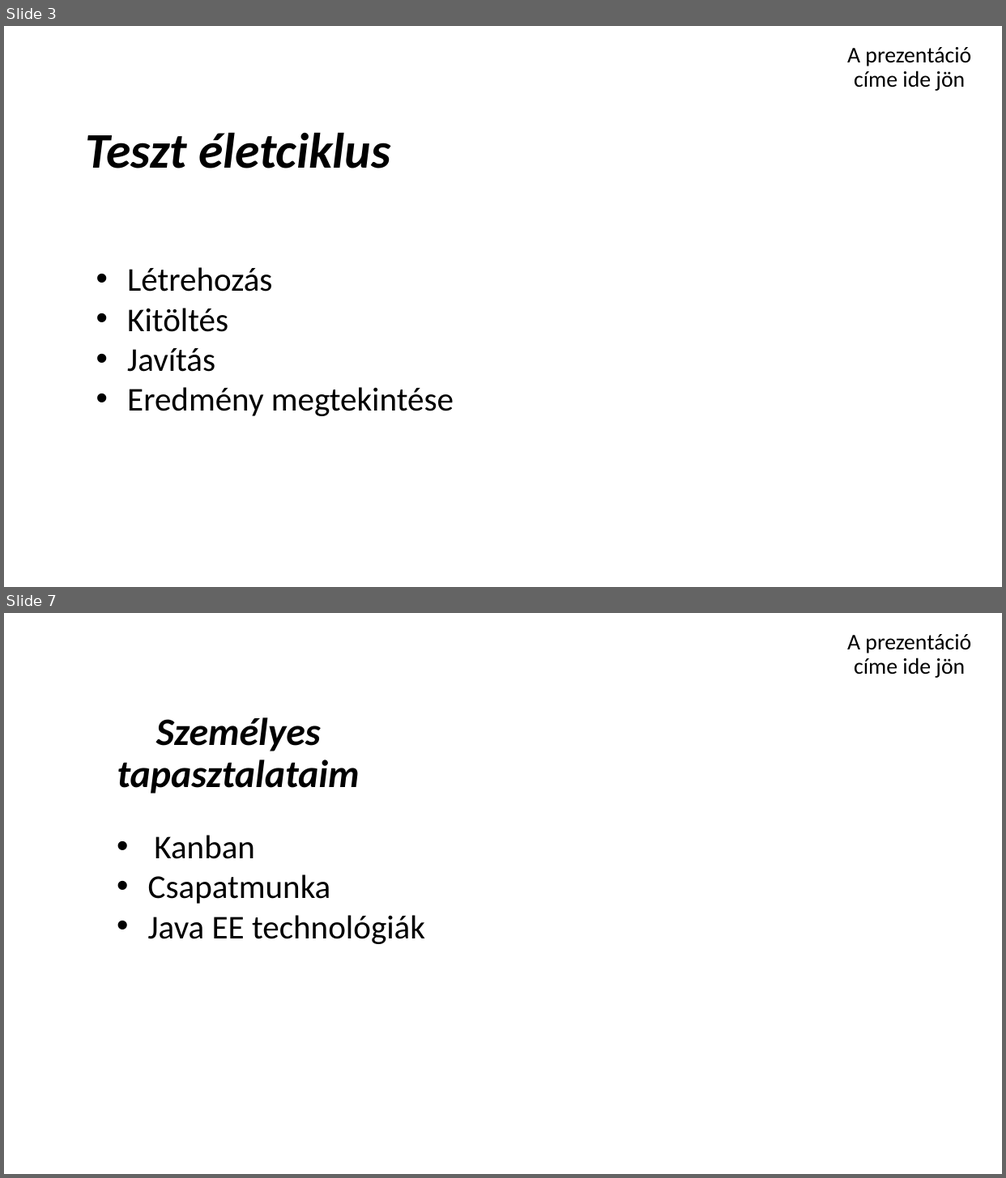
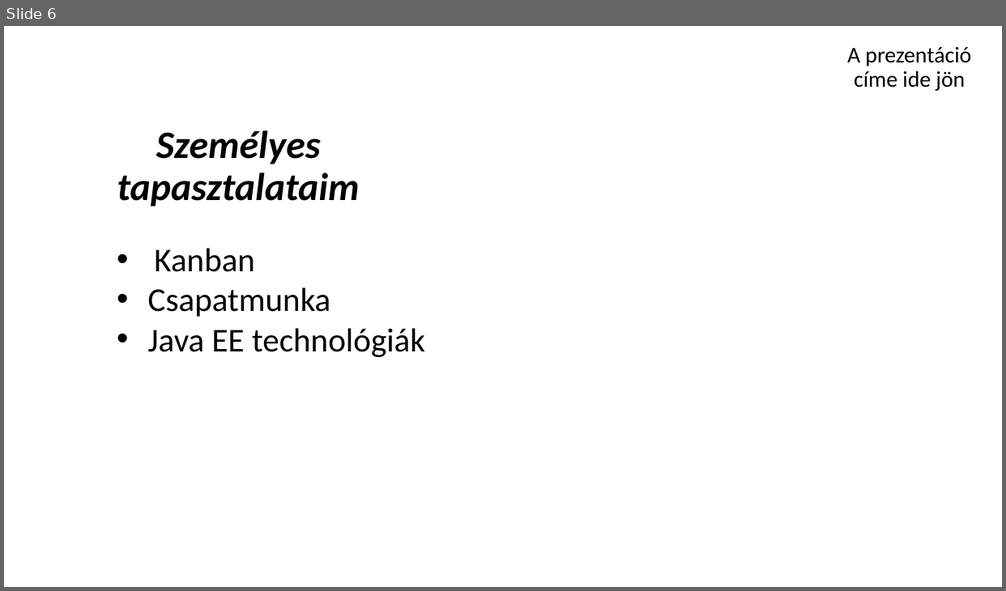
Before and after one commit to schonherz-java-ee-2016-spring/sandbox, a slide deck: Iványi-Nagy Gábor/ivanyi_nagy_gabor.pttx.pptx. Shown one above the other, each under a label of ours: slides 3 and 7 before the commit, slide 6 after it; the slides between them are not shown. The pictures are 1006x1178 and 1006x591 pixels, drawn with LibreOffice and Linux fonts; fonts in the diff are those of the drawing; background and template pictures are left out. Boxes give left, top, right and bottom in pixels: in the first picture for what was removed or moved away, otherwise in the second. Text is boxed around its words. In the diff, an @@ line names an element or a change of style, - is before the commit and + after.

```diff
--- a/Iványi-Nagy Gábor/ivanyi_nagy_gabor.pttx.pptx
+++ b/Iványi-Nagy Gábor/ivanyi_nagy_gabor.pttx.pptx
@@ slide 3 removed at (4,26,1002,587), background picture (left out) @@
@@ title removed at (847,47,971,91) @@
-A prezentáció címe ide jön
@@ subtitle removed at (85,132,391,169) @@
-Teszt életciklus
@@ text removed at (127,267,454,416) @@
-• Létrehozás
-• Kitöltés
-• Javítás
-• Eredmény megtekintése
@@ what was slide 7 is now slide 6 @@
```
Also in this commit, not shown: 4 slides changed.
